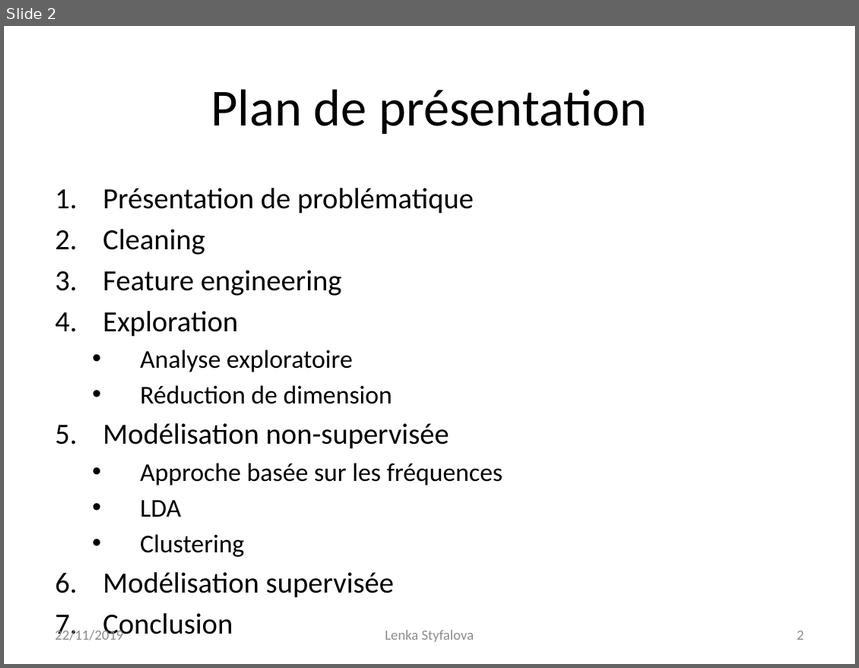
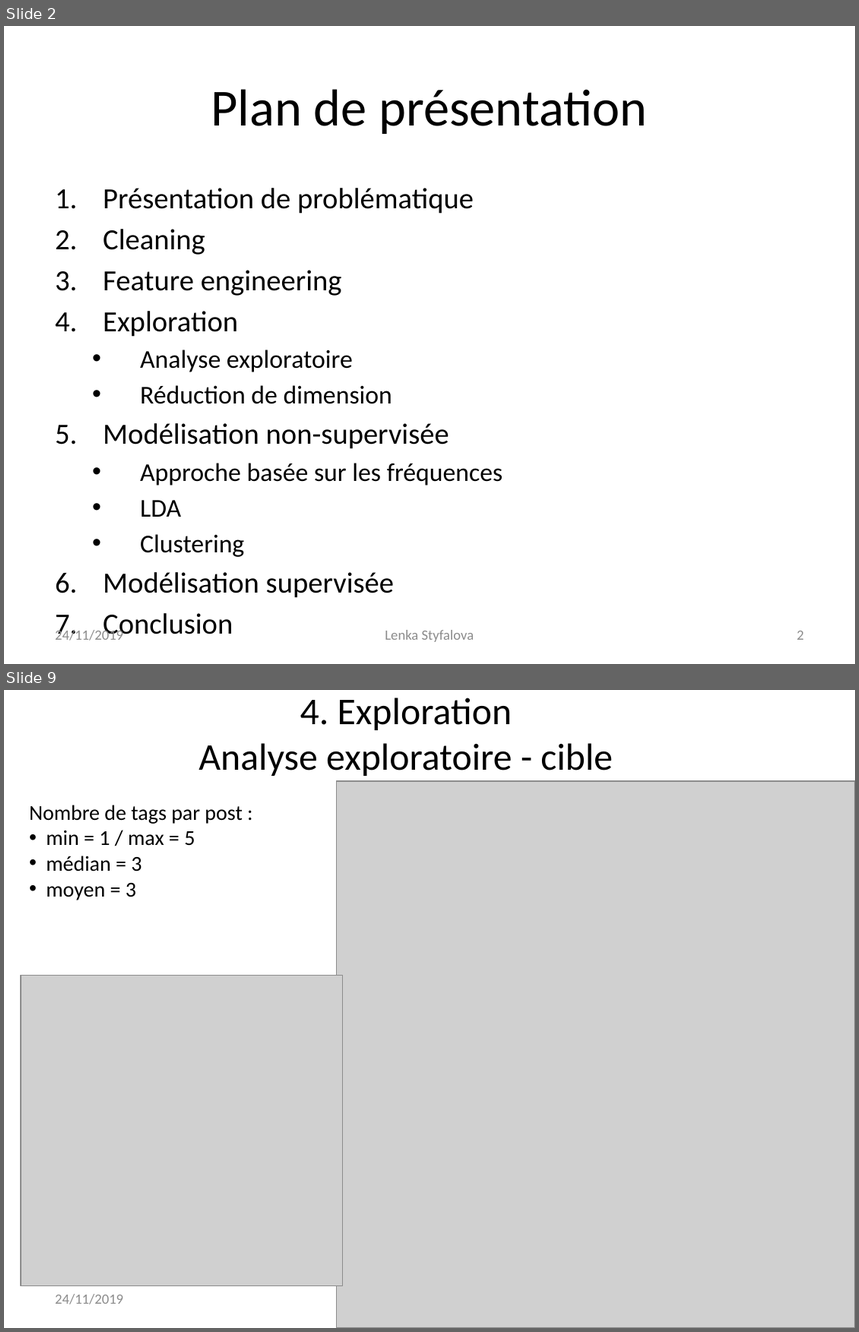
Before and after one commit to Lenka-St/Projet5, a slide deck: Projet 5 - Catégorisez automatiquement des questions.pptx. Shown one above the other, each under a label of ours: slide 2 before the commit, slides 2 and 9 after it; the slides between them are not shown. The pictures are 859x668 and 859x1332 pixels, drawn with LibreOffice and Linux fonts; fonts in the diff are those of the drawing; grey boxes stand for pictures. Boxes give left, top, right and bottom in pixels: in the first picture for what was removed or moved away, otherwise in the second. Text is boxed around its words. In the diff, an @@ line names an element or a change of style, - is before the commit and + after.

```diff
--- a/Projet 5 - Catégorisez automatiquement des questions.pptx
+++ b/Projet 5 - Catégorisez automatiquement des questions.pptx
@@ slide 9 added at (4,690,855,1328), background #FFFFFF @@
@@ title added at (199,698,613,776), 32 pt, text #000000 @@
+4. Exploration
+Analyse exploratoire - cible
@@ picture added at (337,781,855,1328) @@
@@ text added at (29,805,242,901), 18 pt, text #000000 @@
+Nombre de tags par post :
+• min = 1 / max = 5
+• médian = 3
+• moyen = 3
@@ picture added at (21,976,343,1287) @@
@@ text added at (55,1294,123,1305), 12 pt, text #8C8C8C @@
+24/11/2019
@@ slide 2 changed as well @@
@@ text at (55,629,123,641): text changed @@
-22/11/2019
+24/11/2019
```
Also in this commit, not shown: 11 other slides changed, 4 other slides added, 3 other files.
